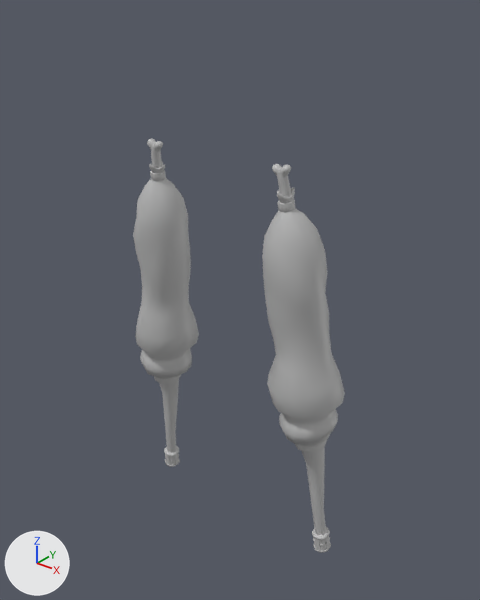
What one commit did to the FBX model Art/Export/SK/Customiser/Legs/SK_PegLeg.fbx.
Rendered twice from a camera (50 mm lens) standing at (0.00801, -0.00992, 0.01185) and looking at (0.00011, -0.00005, 0.00572). Lighting does not change. The marker at lower left points along +X, +Y and +Z. Where no turn or scale is listed for an object, it has been applied to the vertices.

Before the edit, the objects in view are built like this:
```python
me_mesh = bpy.data.meshes.new('Mesh')
me_mesh.from_pydata(...)  # 1982 vertices, 1674 faces; spans x -0.00275..0.00275, y -0.00105..0.00053, z -0.00002..0.00898
me_mesh.materials.append(mat_m_carribean_atlas4)  # grey #bcbcbc
ob_sk_pegleg = bpy.data.objects.new('SK_PegLeg', me_mesh)
ob_sk_pegleg.location = (0.0, 0.0, 0.0)
```
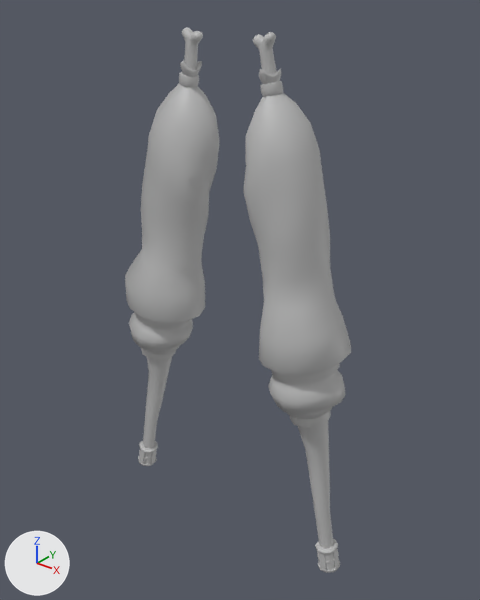
Pixel boxes (x1, y1, x2, y2) of what changed, in the pictures (480 x 600 px; the box of a moved part takes in the faces that stretch with it):
'SK_PegLeg', reshaped (7% wider, 31% taller)
    before: (133, 138, 345, 553)
    after: (125, 27, 351, 573)
part 1 of me_mesh, moved or reshaped
    before: (165, 459, 180, 467)
    after: (318, 561, 340, 573)
part 2 of me_mesh, moved or reshaped
    before: (150, 170, 166, 181)
    after: (260, 81, 283, 97)
part 3 of me_mesh, moved or reshaped
    before: (164, 446, 179, 456)
    after: (315, 539, 338, 554)
part 4 of me_mesh, moved or reshaped
    before: (175, 454, 179, 464)
    after: (333, 549, 339, 568)
part 5 of me_mesh, moved or reshaped
    before: (165, 454, 169, 465)
    after: (318, 552, 326, 570)
part 6 of me_mesh, moved or reshaped
    before: (159, 379, 179, 452)
    after: (298, 422, 334, 548)
part 7 of me_mesh, moved or reshaped
    before: (157, 376, 176, 379)
    after: (286, 407, 332, 419)
part 8 of me_mesh, moved or reshaped
    before: (154, 375, 181, 384)
    after: (289, 411, 331, 428)
part 9 of me_mesh, moved or reshaped
    before: (133, 178, 199, 377)
    after: (243, 93, 351, 414)
part 10 of me_mesh, moved or reshaped
    before: (149, 162, 165, 173)
    after: (259, 69, 282, 84)
part 11 of me_mesh, moved or reshaped
    before: (144, 350, 187, 360)
    after: (271, 364, 340, 384)
part 12 of me_mesh, moved or reshaped
    before: (147, 138, 163, 168)
    after: (253, 32, 277, 75)
part 13 of me_mesh, moved or reshaped
    before: (169, 453, 179, 465)
    after: (317, 549, 339, 570)
part 14 of me_mesh, moved or reshaped
    before: (313, 543, 331, 553)
    after: (138, 456, 157, 466)
part 15 of me_mesh, moved or reshaped
    before: (277, 199, 295, 212)
    after: (179, 72, 199, 87)
part 16 of me_mesh, moved or reshaped
    before: (262, 164, 345, 551)
    after: (125, 27, 219, 464)

Edits to the bpy script that builds the scene:
```text
Change me_mesh:
    remove me_mesh.from_pydata(...)  # 1982 vertices, 1674 faces; spans x -0.00275..0.00275, y -0.00105..0.00053, z -0.00002..0.00898
    add me_mesh.from_pydata(...)  # 1982 vertices, 1674 faces; spans x -0.00308..0.00308, y -0.00119..0.00064, z 0.00009..0.01102
    me_mesh part 1: the loose piece of 48 vertices spanning x -0.00257..-0.0022, y -0.00005..0.00034, z -0.00002..0.0001 is multiplied about its middle by the matrix ((1.171, 0.033, -0.341), (0.0, 1.214, 0.119), (0.342, -0.114, 1.165)), then moved by (0.00525, -0.00048, 0.00013)
    me_mesh part 2: the loose piece of 60 vertices spanning x -0.00175..-0.00143, y -0.00074..-0.00043, z 0.00813..0.00835 is multiplied about its middle by the matrix ((1.171, 0.033, -0.341), (0.0, 1.214, 0.119), (0.342, -0.114, 1.165)), then moved by (0.00256, 0.00035, 0.00187)
    me_mesh part 3: the loose piece of 48 vertices spanning x -0.00254..-0.00216, y -0.00009..0.0003, z 0.00041..0.00053 is multiplied about its middle by the matrix ((1.171, 0.033, -0.341), (0.0, 1.214, 0.119), (0.342, -0.114, 1.165)), then moved by (0.00511, -0.00043, 0.00022)
    me_mesh part 4: the loose piece of 8 vertices spanning x -0.00222..-0.00217, y 0.00005..0.0002, z 0.00005..0.00043 is multiplied about its middle by the matrix ((1.171, 0.033, -0.341), (0.0, 1.214, 0.119), (0.342, -0.114, 1.165)), then moved by (0.00522, -0.00046, 0.00023)
    me_mesh part 5: the loose piece of 8 vertices spanning x -0.00245..-0.00229, y -0.00008..-0.00003, z 0.00004..0.00043 is multiplied about its middle by the matrix ((1.171, 0.033, -0.341), (0.0, 1.214, 0.119), (0.342, -0.114, 1.165)), then moved by (0.00518, -0.0005, 0.00019)
    me_mesh part 6: the loose piece of 50 vertices spanning x -0.00248..-0.00183, y -0.00038..0.00022, z 0.00045..0.00308 is multiplied about its middle by the matrix ((1.171, 0.033, -0.341), (0.0, 1.214, 0.119), (0.342, -0.114, 1.165)), then moved by (0.00469, -0.00032, 0.00053)
    me_mesh part 7: the loose piece of 70 vertices spanning x -0.00255..-0.00155, y -0.00068..0.00028, z 0.00315..0.00387 is multiplied about its middle by the matrix ((1.171, 0.033, -0.341), (0.0, 1.214, 0.119), (0.342, -0.114, 1.165)), then moved by (0.00411, -0.00014, 0.00087)
    me_mesh part 8: the loose piece of 60 vertices spanning x -0.00243..-0.00174, y -0.0005..0.00018, z 0.00298..0.0033 is multiplied about its middle by the matrix ((1.171, 0.033, -0.341), (0.0, 1.214, 0.119), (0.342, -0.114, 1.165)), then moved by (0.00423, -0.00017, 0.00079)
    me_mesh part 9: the loose piece of 240 vertices spanning x -0.00275..-0.00111, y -0.00105..0.00053, z 0.00334..0.0082 is multiplied about its middle by the matrix ((1.171, 0.033, -0.341), (0.0, 1.214, 0.119), (0.342, -0.114, 1.165)), then moved by (0.00336, 0.00012, 0.0013)
    me_mesh part 10: the loose piece of 94 vertices spanning x -0.00172..-0.0014, y -0.0008..-0.00045, z 0.00828..0.00855 is multiplied about its middle by the matrix ((1.171, 0.033, -0.341), (0.0, 1.214, 0.119), (0.342, -0.114, 1.165)), then moved by (0.00251, 0.00036, 0.00192)
    me_mesh part 11: the loose piece of 45 vertices spanning x -0.00255..-0.00141, y -0.00082..0.00036, z 0.00382..0.00431 is multiplied about its middle by the matrix ((1.171, 0.033, -0.341), (0.0, 1.214, 0.119), (0.342, -0.114, 1.165)), then moved by (0.00393, -0.00008, 0.00099)
    me_mesh part 12: the loose piece of 176 vertices spanning x -0.0017..-0.00135, y -0.00077..-0.0005, z 0.00836..0.00898 is multiplied about its middle by the matrix ((1.171, 0.033, -0.341), (0.0, 1.214, 0.119), (0.342, -0.114, 1.165)), then moved by (0.00242, 0.00039, 0.00197)
    me_mesh part 13: the loose piece of 20 vertices spanning x -0.00256..-0.00217, y -0.00007..0.00032, z 0.00002..0.00049 is multiplied about its middle by the matrix ((1.171, 0.033, -0.341), (0.0, 1.214, 0.119), (0.342, -0.114, 1.165)), then moved by (0.00518, -0.00045, 0.00017)
    me_mesh part 14: the loose piece of 48 vertices spanning x 0.0022..0.00257, y -0.00005..0.00034, z -0.00002..0.0001 is multiplied about its middle by the matrix ((1.171, -0.033, 0.341), (0.0, 1.214, 0.119), (-0.342, -0.114, 1.165)), then moved by (-0.00525, -0.00048, 0.00013)
    me_mesh part 15: the loose piece of 60 vertices spanning x 0.00143..0.00175, y -0.00074..-0.00043, z 0.00813..0.00835 is multiplied about its middle by the matrix ((1.171, -0.033, 0.341), (0.0, 1.214, 0.119), (-0.342, -0.114, 1.165)), then moved by (-0.00256, 0.00035, 0.00187)
    me_mesh part 16: 851 of the vertices in x 0.00111..0.00275, y -0.00105..0.00053, z 0.00002..0.00898 are multiplied about their middle by the matrix ((1.175, -0.034, 0.342), (0.0, 1.218, 0.119), (-0.344, -0.115, 1.169)), then moved by (-0.00379, -0.00003, 0.00109)
```
